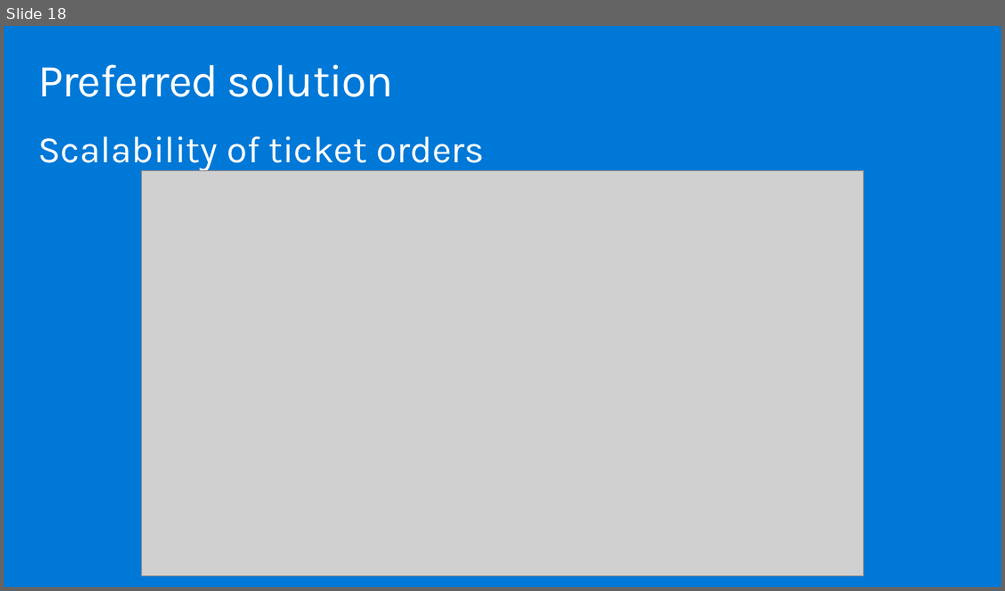
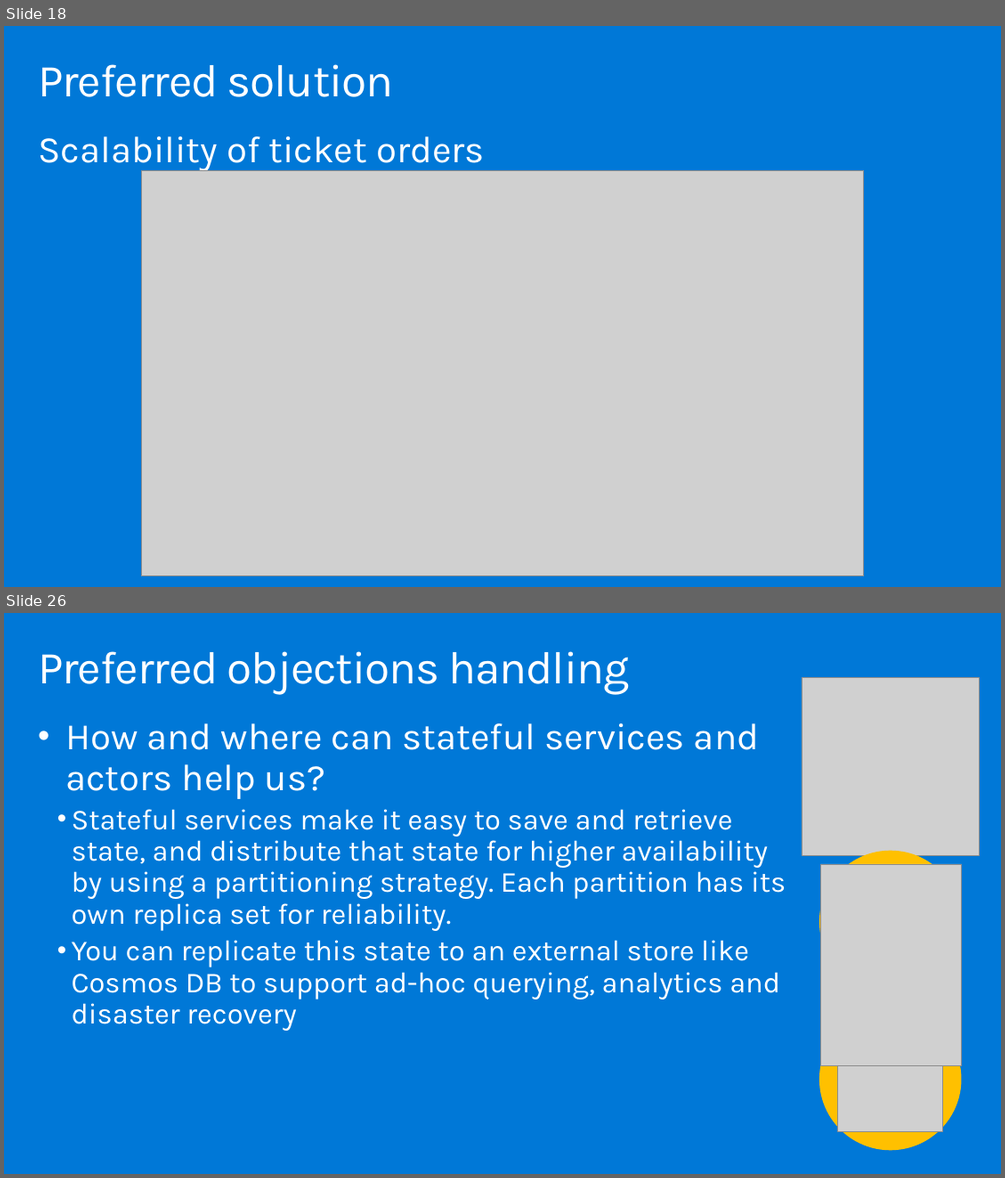
Before and after one commit to yellowbrickcode/MCW-Microservices-architecture, a slide deck: WDS/Whiteboard Design Session Trainer Presentation - Microservices architecture.pptx. Shown one above the other, each under a label of ours: slide 18 before the commit, slides 18 and 26 after it; the slides between them are not shown. The pictures are 1005x591 and 1005x1178 pixels, drawn with LibreOffice and Linux fonts; fonts in the diff are those of the drawing; grey boxes stand for pictures. Boxes give left, top, right and bottom in pixels: in the first picture for what was removed or moved away, otherwise in the second. Text is boxed around its words. In the diff, an @@ line names an element or a change of style, - is before the commit and + after.

```diff
--- a/WDS/Whiteboard Design Session Trainer Presentation - Microservices architecture.pptx
+++ b/WDS/Whiteboard Design Session Trainer Presentation - Microservices architecture.pptx
@@ slide 26 added at [4, 613, 1001, 1174], background #0078D7 @@
@@ title added at [38, 651, 629, 694], 44.1 pt, text #FFFFFF @@
+Preferred objections handling
@@ text added at [65, 723, 785, 1030], 28 pt, text #FFFFFF @@
+• How and where can stateful services and actors help us?
+  • Stateful services make it easy to save and retrieve state, and distribute that state for higher availability by using a partitioning strategy. Each partition has its own replica set for reliability.
+  • You can replicate this state to an external store like Cosmos DB to support ad-hoc querying, analytics and disaster recovery
@@ group added at [802, 678, 979, 1150]: 3 pictures, 2 ellipses @@
```
Also in this commit, not shown: 13 slides changed, 3 other slides added, 8 other files.
